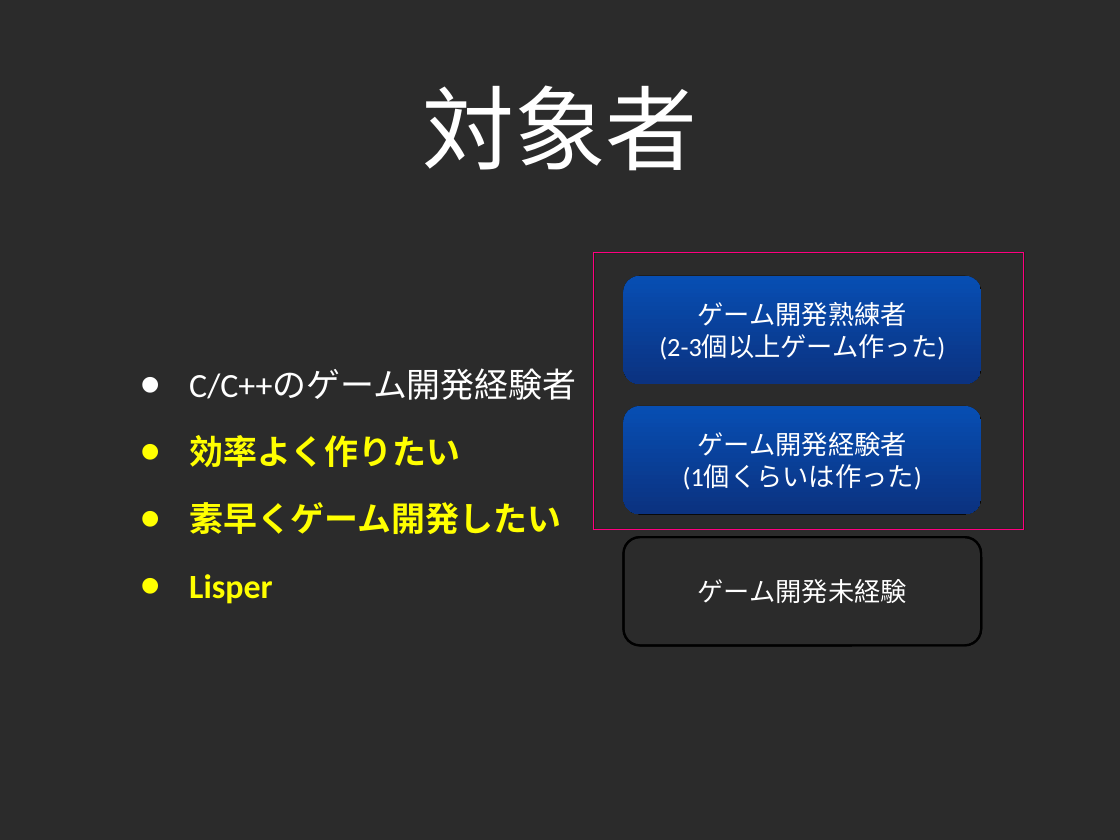
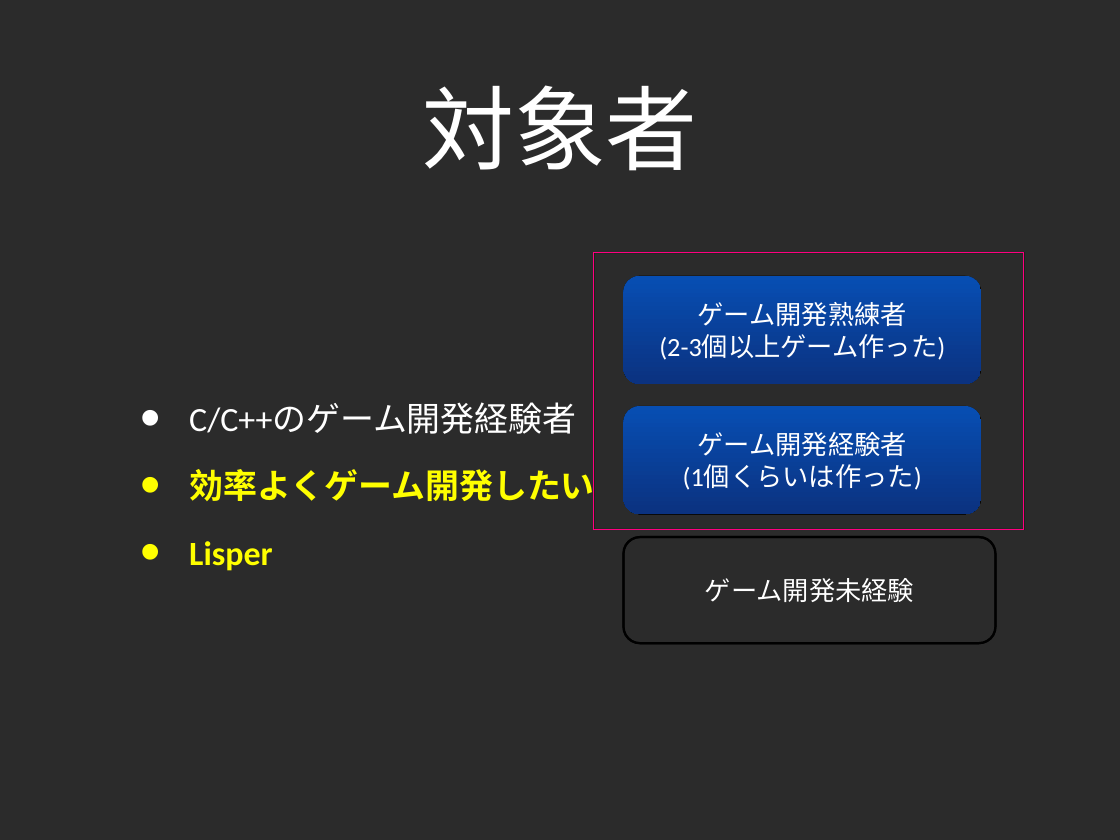
Before and after one commit to lambdasakura/doc, a slide deck: slide 3 of zengeren/fast_game_development_2010:02:12.ppt. Drawn at 1120x840 pixels with LibreOffice and Linux fonts; fonts in the diff are those of the drawing; background and template pictures are left out; a plain dark background stands for a picture behind light text. Boxes give left, top, right and bottom in pixels: in the first picture for what was removed or moved away, otherwise in the second. Text is boxed around its words. In the diff, an @@ line names an element or a change of style, - is before the commit and + after.

```diff
--- a/zengeren/fast_game_development_2010:02:12.ppt
+++ b/zengeren/fast_game_development_2010:02:12.ppt
@@ text at (189,463,595,507): text changed @@
-• 効率よく作りたい
-• 素早くゲーム開発したい
+• 効率よくゲーム開発したい
@@ rounded rectangle "ゲーム開発未経験": place and size @@
-rounded rectangle "ゲーム開発未経験" at (624,537,981,646)
+rounded rectangle "ゲーム開発未経験" at (624,537,996,643)
@@ rounded rectangle "ゲーム開発未経験" at (624,537,996,643): proportions changed @@
```
Also in this commit, not shown: 12 other slides changed, 7 slides added, 1 slide removed, 1 other file.
